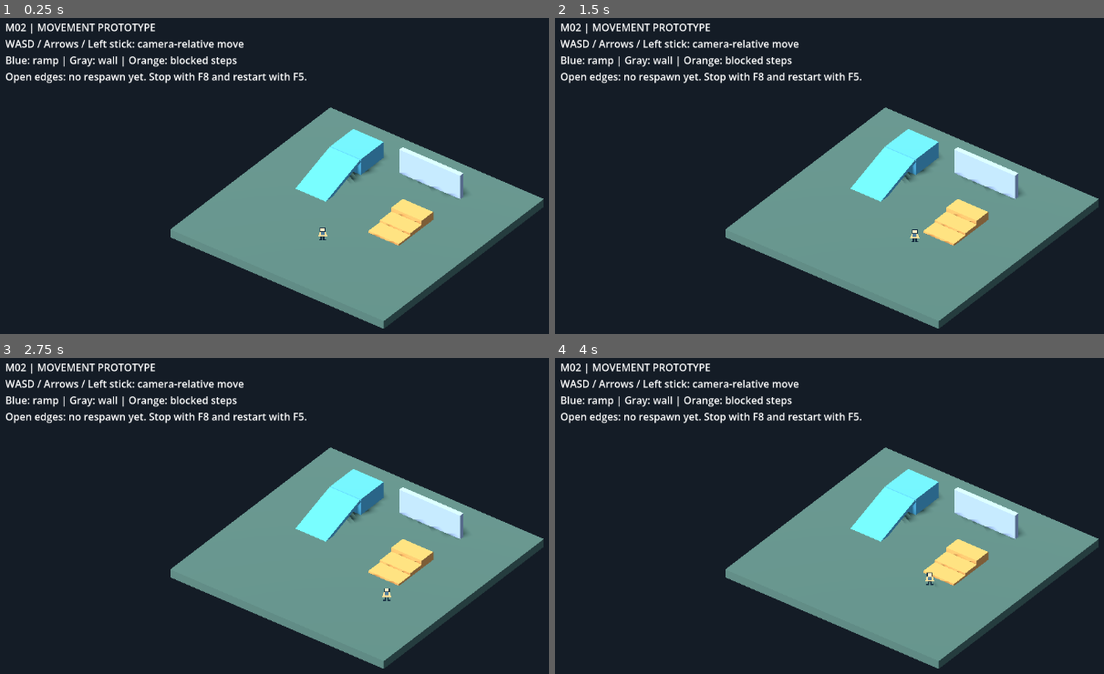
Above: before the commit, frames 1-4 (two rows, left to right).
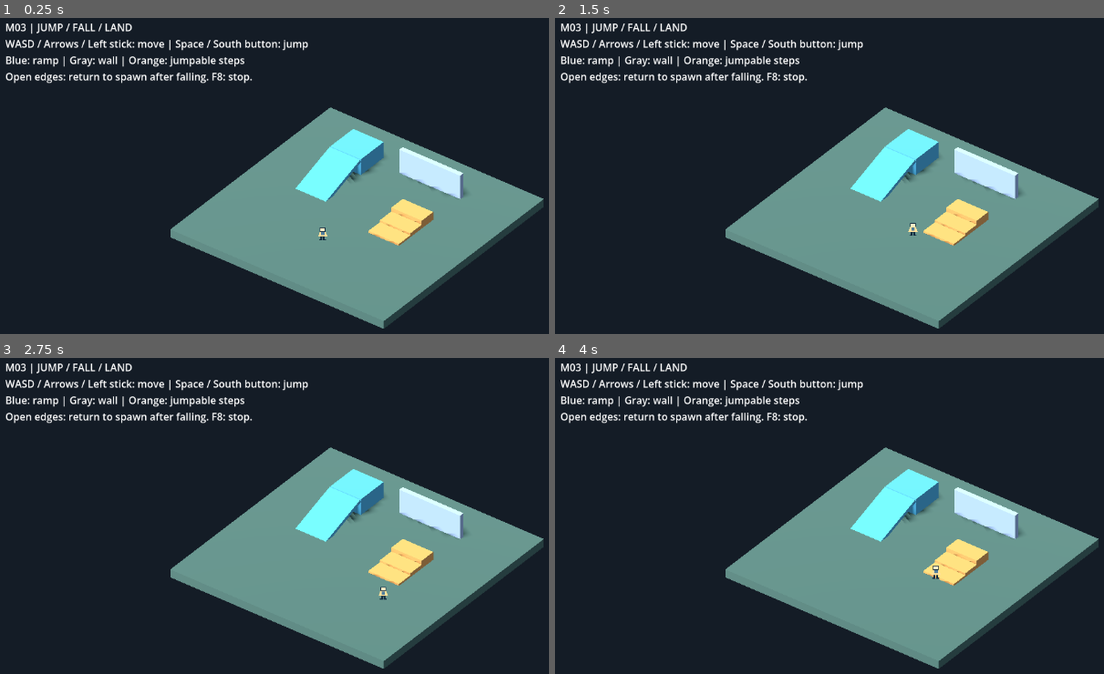
Above: after the commit, the same moments.

Repository: holy572782/forgotten-world
Game: Godot game, scene res://scenes/main.tscn
The game is run twice, just before and just after one commit, with the same random seed, the same clock (stepped at 60 frames per second) and the same inputs.
Inputs (mouse positions are in pixels of both pictures, inside the frame that each line leads up to):
- Up to frame 1 (0.25 s): no input
- Up to frame 2 (1.5 s): tap Enter at 0.5 s; move the mouse to (1071, 194) at 0.52 s; hold D (move_right) 0.53-1.28 s; hold Space (jump) 0.53-1.28 s; tap J (attack) at 0.6 s; click (1071, 194) at 0.67 s; move the mouse to (763, 236) at 1.27 s; hold S (move_down) from 1.28 s (still down); tap Space (jump) at 1.35 s
- Up to frame 3 (2.75 s): tap Space (jump) at 1.52, 1.82, 2 s; tap J (attack) at 1.55, 2.1 s; move the mouse to (428, 465) at 2.02 s; release S (move_down) at 2.03 s; hold D (move_right) from 2.03 s (still down); hold Space (jump) from 2.03 s (still down)
- Up to frame 4 (4 s): tap Enter at 2.75 s; move the mouse to (873, 636) at 2.77 s; release D (move_right) at 2.78 s; release Space (jump) at 2.78 s; hold W (move_up) 2.78-3.53 s; tap Q (camera_left) at 2.85 s; click (873, 636) at 2.92 s; tap Space (jump) at 3.02, 3.32 s; tap J (attack) at 3.05 s; move the mouse to (outside the picture) at 3.52 s; hold A (move_left) from 3.53 s (still down); hold Space (jump) from 3.53 s (still down); tap E (camera_right) at 3.6 s

The runs differ from the first frame. In frame 1, 1.8% of the frame differs, in the area x 3-57%, y 1-21%; in frame 2, 1.9%; in frame 3, 1.9%; in frame 4, 1.9%, in the area x 3-71%, y 1-73%.

Commit message:
Docs: Record keyboard input diagnostic results
3方向でSpaceが認識されないユーザー診断結果を記録。
原因は未確定。WASD＋Spaceを暫定操作として案内。
文書のみ更新、Godot再検証は未実行。

Diff:
--- a/scripts/main.gd
+++ b/scripts/main.gd
@@ -1,7 +1,15 @@
 extends Node3D
-## Scene wiring only: retain the standalone M01 arena and its preview camera.
+## M03 test-map wiring and fall recovery only; no persistence or death system.
+
+@export var fall_reset_height: float = -10.0 # Provisional map-only threshold.
 
 func _ready() -> void:
-	$Player.global_position = $TestArena/PlayerSpawn.global_position
+	# Run after the player so recovery clears the entire completed tick's motion.
+	process_physics_priority = 1
+	$Player.reset_motion($TestArena/PlayerSpawn.global_position)
 	$Player.movement_camera = $TestArena/Preview/Camera3D
-	$TestArena/Preview/Instructions/Label.text = "M02 | MOVEMENT PROTOTYPE\nWASD / Arrows / Left stick: camera-relative move\nBlue: ramp | Gray: wall | Orange: blocked steps\nOpen edges: no respawn yet. Stop with F8 and restart with F5."
+	$TestArena/Preview/Instructions/Label.text = "M03 | JUMP / FALL / LAND\nWASD / Arrows / Left stick: move | Space / South button: jump\nBlue: ramp | Gray: wall | Orange: jumpable steps\nOpen edges: return to spawn after falling. F8: stop."
+
+func _physics_process(_delta: float) -> void:
+	if $Player.global_position.y < fall_reset_height:
+		$Player.reset_motion($TestArena/PlayerSpawn.global_position)
--- a/scripts/player/player_controller.gd
+++ b/scripts/player/player_controller.gd
@@ -1,5 +1,5 @@
 extends CharacterBody3D
-## M02 locomotion only. Body origin is the contact point beneath the capsule.
+## Locomotion and jumping. Body origin is the contact point beneath the capsule.
 
 const MovementSettings = preload("res://scripts/player/player_movement.gd")
 
@@ -8,8 +8,14 @@
 
 var facing_world := Vector3.BACK
 ## Screen-relative sectors: down, down-right, right, up-right, up, up-left, left, down-left.
-## Reserved for directional animation; M02 intentionally uses one placeholder frame.
 var facing_index: int = 0
+var _coyote_remaining := 0.0
+var _buffer_remaining := 0.0
+var _jump_consumed := false
+var _jump_requested := false
+var _jump_was_pressed := false
+var _wait_for_jump_release := false
+var _floor_valid := false
 
 func _ready() -> void:
 	floor_max_angle = deg_to_rad(movement.max_slope_degrees)
@@ -17,26 +23,96 @@
 	floor_constant_speed = true
 	floor_stop_on_slope = true
 
+func _unhandled_input(event: InputEvent) -> void:
+	# Preserve short press/release taps between physics ticks, but ignore key repeat.
+	if event.is_action_pressed("jump") and not event.is_echo() and not _wait_for_jump_release:
+		_jump_requested = true
+
 func _physics_process(delta: float) -> void:
+	var grounded := _floor_valid and is_on_floor() and not _jump_consumed
+	_update_jump_input(delta)
+	if grounded:
+		_coyote_remaining = movement.coyote_time
+	else:
+		_coyote_remaining = maxf(0.0, _coyote_remaining - delta)
+	_apply_gravity(delta, grounded)
+	if _buffer_remaining > 0.0 and not _jump_consumed and (grounded or _coyote_remaining > 0.0):
+		_start_jump()
+	var view_basis := _movement_basis()
+	_update_horizontal(delta, view_basis, grounded and not _jump_consumed)
+	move_and_slide()
+	_floor_valid = true
+	_update_landing(grounded)
+	_update_facing(view_basis)
+
+func _update_jump_input(delta: float) -> void:
+	_buffer_remaining = maxf(0.0, _buffer_remaining - delta)
+	var pressed := Input.is_action_pressed("jump")
+	if _wait_for_jump_release:
+		_buffer_remaining = 0.0
+		_jump_requested = false
+		if not pressed:
+			_wait_for_jump_release = false
+	elif _jump_requested or (pressed and not _jump_was_pressed):
+		_buffer_remaining = movement.jump_buffer_time
+	_jump_requested = false
+	_jump_was_pressed = pressed
+
+func _start_jump() -> void:
+	velocity.y = movement.jump_speed
+	_jump_consumed = true
+	_coyote_remaining = 0.0
+	_buffer_remaining = 0.0
+
+func _apply_gravity(delta: float, grounded: bool) -> void:
+	if grounded and not _jump_consumed:
+		velocity.y = 0.0
+	else:
+		velocity.y -= movement.gravity * delta
+
+func _update_landing(was_grounded: bool) -> void:
+	# A buffered launch sets upward velocity after collision resolution. The consumed
+	# flag keeps the stale is_on_floor result from clearing it on the following tick.
+	if is_on_floor() and velocity.y <= 0.0:
+		_jump_consumed = false
+		_coyote_remaining = movement.coyote_time
+		if _buffer_remaining > 0.0:
+			_start_jump()
+	elif was_grounded and not _jump_consumed:
+		_coyote_remaining = movement.coyote_time
+
+func reset_motion(at: Vector3) -> void:
+	# Map/respawn code chooses the safe point; the controller only resets motion.
+	global_position = at
+	velocity = Vector3.ZERO
+	_coyote_remaining = 0.0
+	_buffer_remaining = 0.0
+	_jump_consumed = true
+	_jump_requested = false
+	_jump_was_pressed = Input.is_action_pressed("jump")
+	_wait_for_jump_release = true
+	_floor_valid = false
+	reset_physics_interpolation()
+
+func _movement_basis() -> Basis:
 	var camera := movement_camera
 	if not is_instance_valid(camera):
 		camera = get_viewport().get_camera_3d()
-	var view_basis := camera.global_basis if is_instance_valid(camera) else Basis.IDENTITY
-	# get_vector applies the InputMap radial deadzone, caps diagonals and retains analog strength.
+	return camera.global_basis if is_instance_valid(camera) else Basis.IDENTITY
+
+func _update_horizontal(delta: float, view_basis: Basis, grounded: bool) -> void:
+	# get_vector caps diagonals and retains analog strength and radial deadzone.
 	var input_vector := Input.get_vector("move_left", "move_right", "move_up", "move_down")
 	var desired := input_to_world(input_vector, view_basis) * movement.speed
 	var horizontal := Vector3(velocity.x, 0.0, velocity.z)
 	var rate := movement.deceleration if input_vector.is_zero_approx() else movement.acceleration
-	if not is_on_floor():
+	if not grounded:
 		rate *= movement.air_control
 	horizontal = horizontal.move_toward(desired, rate * delta)
 	velocity.x = horizontal.x
 	velocity.z = horizontal.z
-	if is_on_floor():
-		velocity.y = 0.0
-	else:
-		velocity.y -= movement.gravity * delta
-	move_and_slide()
+
+func _update_facing(view_basis: Basis) -> void:
 	var actual_horizontal := Vector3(get_real_velocity().x, 0.0, get_real_velocity().z)
 	if actual_horizontal.length_squared() > 0.0001:
 		facing_world = actual_horizontal.normalized()
@@ -45,7 +121,6 @@
 static func horizontal_forward(view_basis: Basis) -> Vector3:
 	var forward := -view_basis.z
 	forward.y = 0.0
-	# A vertical camera has no projected forward: derive it from its right axis.
 	if forward.length_squared() < 0.000001:
 		var right := view_basis.x
 		right.y = 0.0
--- a/scripts/player/player_movement.gd
+++ b/scripts/player/player_movement.gd
@@ -6,6 +6,9 @@
 @export var deceleration: float = 30.0
 @export var gravity: float = 20.0
 @export var air_control: float = 0.7
+@export var jump_speed: float = 7.0
+@export var coyote_time: float = 0.10
+@export var jump_buffer_time: float = 0.12
 @export var max_slope_degrees: float = 40.0
 ## Provisional ground adhesion for the M01 ramp; not a step-climbing height.
 @export var snap_length: float = 0.3
--- a/tests/m02_movement.gd
+++ b/tests/m02_movement.gd
@@ -132,12 +132,12 @@
 	_check(absf(player.velocity.x - 2.0) < 0.01, "Movement Resource controls speed")
 	player.movement.speed = original_speed
 	await _reset(Vector3(0, 0.01, 7))
-	Input.action_press("jump")
+	# Jump is tested by M03; keep the unrelated action/camera scope regression.
 	Input.action_press("attack")
 	Input.action_press("camera_left")
 	await _ticks(30)
-	_check(player.is_on_floor() and absf(player.position.y) < 0.02 and camera.rotation == Vector3.ZERO, "No jump, attack or camera rotation added")
-	Input.action_release("jump")
+	_check(player.is_on_floor() and absf(player.position.y) < 0.02 and camera.rotation == Vector3.ZERO, "No attack or camera rotation added")
+	# No jump input in this M02 regression.
 	Input.action_release("attack")
 	Input.action_release("camera_left")
 	# Also verify Godot's normal automatic callback path, not just direct tick calls.
--- /dev/null
+++ b/tests/m03_jump.gd
@@ -0,0 +1,218 @@
+extends SceneTree
+## Real engine physics ticks and production callbacks; synthetic inputs, not manual play.
+const STEP := 1.0 / 60.0
+var main: Node3D
+var player: CharacterBody3D
+var failures: Array[String] = []
+var direction := Vector2.ZERO
+var jump_held := false
+var jump_sent := false
+
+func _initialize() -> void:
+	call_deferred("_run")
+
+func _run() -> void:
+	main = load("res://scenes/main.tscn").instantiate()
+	root.add_child(main)
+	main.set_physics_process(false)
+	player = main.get_node("Player")
+	player.set_physics_process(false)
+	main.get_node("TestArena/Preview/Camera3D").rotation = Vector3.ZERO
+	await _reset(Vector3(0, 0, 6))
+	jump_held = true
+	await _ticks(1)
+	_check(player.velocity.y == player.movement.jump_speed and not player.is_on_floor(), "Ground jump initial velocity")
+	var apex := player.position.y
+	for tick in range(65):
+		await _ticks(1)
+		apex = maxf(apex, player.position.y)
+	_check(player.is_on_floor() and absf(player.position.y) < 0.02, "Held jump lands without automatic repeat")
+	_check(apex > 1.15 and apex < 1.35, "Jump apex: " + str(apex))
+	jump_held = false
+	await _ticks(1)
+	jump_held = true
+	await _ticks(1)
+	_check(player.velocity.y > 6.9, "Jump again after landing and release")
+	jump_held = false
+	await _ticks(8)
+	var before := player.velocity.y
+	jump_held = true
+	await _ticks(1)
+	_check(player.velocity.y < before, "Air repress cannot double jump")
+	jump_held = false
+	await _ticks(70)
+	_check(player.is_on_floor(), "Expired airborne press does not bounce on landing")
+	# Short physical-key tap entirely between physics updates.
+	await _reset(Vector3(0, 0, 6))
+	_key(true)
+	_key(false)
+	await _ticks(1)
+	_check(player.velocity.y > 6.9, "Short key tap is retained")
+	# Gamepad south uses the same jump action.
+	await _reset(Vector3(0, 0, 6))
+	var button := InputEventJoypadButton.new()
+	button.button_index = JOY_BUTTON_A
+	button.pressed = true
+	Input.parse_input_event(button)
+	Input.flush_buffered_events()
+	await _ticks(1)
+	_check(player.velocity.y > 6.9, "Gamepad south jumps")
+	button = button.duplicate()
+	button.pressed = false
+	Input.parse_input_event(button)
+	Input.flush_buffered_events()
+	# Leave the existing 2m landing sideways, and jump inside/outside coyote time.
+	for delay_ticks in [3, 8]:
+		await _reset(Vector3(-4.5, 2, -8))
+		direction = Vector2.RIGHT
+		var guard := 0
+		while player.is_on_floor() and guard < 90:
+			await _ticks(1)
+			guard += 1
+		_check(guard < 90, "Walk off landing")
+		await _ticks(delay_ticks)
+		jump_held = true
+		await _ticks(1)
+		_check((player.velocity.y > 6.9) == (delay_ticks == 3), "Coyote window delay ticks=" + str(delay_ticks))
+	# Press shortly before touchdown, or too early; only the former bounces.
+	for height in [0.25, 2.0]:
+		await _reset(Vector3(0, 0, 6))
+		player.reset_motion(Vector3(0, height, 6))
+		await _ticks(1)
+		jump_held = true
+		var bounced := false
+		for tick in range(80):
+			await _ticks(1)
+			if player.velocity.y > 6.9:
+				bounced = true
+		_check(bounced == (height < 1.0), "Landing buffer expiry height=" + str(height))
+	# Ramp jump and landing use unchanged M01 collision geometry.
+	await _reset(Vector3(-6, 1.1, -3))
+	var ramp_y := player.position.y
+	jump_held = true
+	await _ticks(1)
+	_check(not player.is_on_floor() and player.position.y > ramp_y, "Ramp jump detaches from snap")
+	jump_held = false
+	await _ticks(80)
+	_check(player.is_on_floor() and absf(player.position.y - ramp_y) < 0.02, "Land on ramp")
+	# Approach each existing riser from its lower neighbour.
+	for item in [[3.0, 0.0, 0.25], [1.0, 0.25, 0.5], [-1.0, 0.5, 1.0]]:
+		await _reset(Vector3(5, item[1], item[0]))
+		direction = Vector2.UP
+		jump_held = true
+		await _ticks(28)
+		direction = Vector2.ZERO
+		jump_held = false
+		await _ticks(65)
+		_check(player.is_on_floor() and absf(player.position.y - float(item[2])) < 0.03, "Jump onto step y=" + str(item[2]) + " at " + str(player.position))
+	# 3m wall exceeds jump height; keep colliding while airborne and after landing.
+	await _reset(Vector3(3, 0, -7.6))
+	direction = Vector2.UP
+	jump_held = true
+	for tick in range(70):
+		await _ticks(1)
+		_check(player.position.z > -8.42, "No wall tunnelling")
+	_check(player.is_on_floor() and player.is_on_wall(), "High wall cannot be jumped over")
+	# Walk off high platform and land on ground without tunnelling.
+	await _reset(Vector3(-4.5, 2, -8))
+	direction = Vector2.RIGHT
+	await _ticks(60)
+	_check(player.is_on_floor() and absf(player.position.y) < 0.02, "High platform fall lands on ground")
+	# Air acceleration, diagonal cap, reverse, and touchdown acceleration bound.
+	await _reset(Vector3(0, 0, 6))
+	jump_held = true
+	direction = Vector2(1, 1)
+	await _ticks(1)
+	_check(absf(_speed() - player.movement.acceleration * player.movement.air_control * STEP) < 0.001, "Air acceleration uses 70 percent")
+	for tick in range(70):
+		if tick == 18:
+			direction = Vector2(-1, -1)
+		var previous := Vector2(player.velocity.x, player.velocity.z)
+		await _ticks(1)
+		_check(_speed() <= player.movement.speed + 0.001, "Air diagonal/reversal speed cap")
+		_check(Vector2(player.velocity.x, player.velocity.z).distance_to(previous) <= player.movement.acceleration * STEP + 0.001, "No touchdown horizontal speed pop")
+	# Recovery after a real open-edge fall, including stale buffered/held input.
+	await _reset(Vector3(13, 0, 6))
+	direction = Vector2.RIGHT
+	var recovered := false
+	for tick in range(240):
+		if player.position.y < main.fall_reset_height + 1.0:
+			jump_held = true
+		await _ticks(1)
+		if player.position == main.get_node("TestArena/PlayerSpawn").position:
+			recovered = true
+			break
+	_check(recovered and player.velocity == Vector3.ZERO, "Open edge recovery clears all velocity")
+	direction = Vector2.ZERO
+	await _ticks(20)
+	_check(player.is_on_floor() and player.position.y < 0.02, "Held input cannot jump after recovery")
+	jump_held = false
+	await _ticks(1)
+	jump_held = true
+	await _ticks(1)
+	_check(player.velocity.y > 6.9, "Fresh jump works after recovery")
+	# Automatic engine path with actual render caps; physics remains 60Hz.
+	for fps in [30, 60]:
+		await _reset(Vector3(0, 0, 6))
+		Engine.max_fps = fps
+		player.set_physics_process(true)
+		var start := player.position
+		Input.action_press("move_right")
+		Input.action_press("jump")
+		var max_height := 0.0
+		for tick in range(61):
+			await physics_frame
+			max_height = maxf(max_height, player.position.y)
+		player.set_physics_process(false)
+		Input.action_release("move_right")
+		Input.action_release("jump")
+		print("FPS_CAP ", fps, " apex=", max_height, " distance=", player.position.x - start.x)
+		_check(max_height > 1.15 and max_height < 1.35 and player.is_on_floor(), "Automatic jump/land FPS cap=" + str(fps))
+		_check(absf(player.position.x - start.x - 4.23) < 0.15, "FPS-independent travel cap=" + str(fps))
+	Engine.max_fps = 0
+	if failures.is_empty():
+		print("PASS M03: jump/landing, hold/double prevention, tap/pad, coyote, buffer, ramp/steps/wall, air control, recovery, automatic 30/60 FPS caps")
+	else:
+		for failure in failures:
+			push_error(failure)
+	main.free()
+	quit(0 if failures.is_empty() else 1)
+
+func _ticks(count: int) -> void:
+	for tick in range(count):
+		await physics_frame
+		for item in [["move_left", direction.x < 0], ["move_right", direction.x > 0], ["move_up", direction.y < 0], ["move_down", direction.y > 0]]:
+			if item[1]:
+				Input.action_press(item[0])
+			else:
+				Input.action_release(item[0])
+		if jump_held != jump_sent:
+			_key(jump_held)
+			jump_sent = jump_held
+		player._physics_process(STEP)
+		main._physics_process(STEP)
+		var sprite: AnimatedSprite3D = player.get_node("AnimatedSprite3D")
+		var texture := sprite.sprite_frames.get_frame_texture(&"default", 0)
+		_check(absf(sprite.global_position.y - texture.get_height() * sprite.pixel_size / 2.0 - player.global_position.y) < 0.0001, "Sprite feet follow body")
+
+func _reset(at: Vector3) -> void:
+	direction = Vector2.ZERO
+	jump_held = false
+	jump_sent = false
+	_key(false)
+	player.reset_motion(at)
+	await _ticks(15)
+
+func _key(pressed: bool) -> void:
+	var event := InputEventKey.new()
+	event.physical_keycode = KEY_SPACE
+	event.pressed = pressed
+	Input.parse_input_event(event)
+	Input.flush_buffered_events()
+
+func _speed() -> float:
+	return Vector2(player.velocity.x, player.velocity.z).length()
+
+func _check(condition: bool, message: String) -> void:
+	if not condition and not message in failures:
+		failures.append(message)
--- /dev/null
+++ b/tests/m03_keyboard.gd
@@ -0,0 +1,70 @@
+extends SceneTree
+## Synthetic keyboard regression; -- --diagnose displays live input without injecting it.
+var main: Node3D
+var player: CharacterBody3D
+var failures: Array[String] = []
+var label: Label
+var diagnostic := false
+var space_count := 0
+var space_was_pressed := false
+
+func _initialize() -> void:
+	call_deferred("_run")
+
+func _run() -> void:
+	main = load("res://scenes/main.tscn").instantiate()
+	root.add_child(main)
+	player = main.get_node("Player")
+	if "--diagnose" in OS.get_cmdline_user_args():
+		label = main.get_node("TestArena/Preview/Instructions/Label")
+		diagnostic = true
+		return
+	main.set_physics_process(false)
+	player.set_physics_process(false)
+	main.get_node("TestArena/Preview/Camera3D").rotation = Vector3.ZERO
+	var directions := [Vector2.UP, Vector2.DOWN, Vector2.LEFT, Vector2.RIGHT, Vector2(-1, -1), Vector2(1, -1), Vector2(-1, 1), Vector2(1, 1)]
+	for keys in [[KEY_A, KEY_D, KEY_W, KEY_S], [KEY_LEFT, KEY_RIGHT, KEY_UP, KEY_DOWN]]:
+		for direction in directions:
+			player.reset_motion(Vector3(0, 0, 6))
+			await _ticks(12)
+			var selected: Array[int] = []
+			if direction.x < 0: selected.append(keys[0])
+			if direction.x > 0: selected.append(keys[1])
+			if direction.y < 0: selected.append(keys[2])
+			if direction.y > 0: selected.append(keys[3])
+			for key in selected: _key(key, true)
+			await _ticks(5)
+			for attempt in range(2):
+				_key(KEY_SPACE, true)
+				await _ticks(1)
+				if player.velocity.y < 6.9 or player.is_on_floor():
+					failures.append("Jump failed keys=" + str(selected) + " attempt=" + str(attempt))
+				_key(KEY_SPACE, false)
+				await _ticks(45)
+			for key in selected: _key(key, false)
+			await _ticks(1)
+	for failure in failures: push_error(failure)
+	if failures.is_empty():
+		print("PASS M03 keyboard: WASD/arrows, all 8 directions + Space, two jumps per combination (32 jumps). Synthetic events only.")
+	main.free()
+	quit(0 if failures.is_empty() else 1)
+
+func _process(_delta: float) -> bool:
+	if diagnostic:
+		var space := Input.is_physical_key_pressed(KEY_SPACE)
+		if space and not space_was_pressed: space_count += 1
+		space_was_pressed = space
+		label.text = "KEYBOARD DIAGNOSTIC | Focus this game window\nArrows L:%s R:%s U:%s D:%s\nSpace physical:%s | jump action:%s | Space edges:%d\nGround:%s | vertical velocity:%.2f\nCompare arrows + Space with WASD + Space on flat ground.\nClose this window to exit." % [Input.is_physical_key_pressed(KEY_LEFT), Input.is_physical_key_pressed(KEY_RIGHT), Input.is_physical_key_pressed(KEY_UP), Input.is_physical_key_pressed(KEY_DOWN), space, Input.is_action_pressed("jump"), space_count, player.is_on_floor(), player.velocity.y]
+	return false
+
+func _ticks(count: int) -> void:
+	for tick in range(count):
+		await physics_frame
+		player._physics_process(1.0 / Engine.physics_ticks_per_second)
+
+func _key(code: int, pressed: bool) -> void:
+	var event := InputEventKey.new()
+	event.physical_keycode = code
+	event.pressed = pressed
+	Input.parse_input_event(event)
+	Input.flush_buffered_events()
Not shown, added: tests/m03_jump.gd.uid
Not shown, added: tests/m03_keyboard.gd.uid
Not shown, changed: docs/10_SYSTEM_SPEC_GODOT.md
Not shown, changed: docs/12_TEST_PLAN.md
Not shown, changed: docs/DEVELOPMENT_STATUS.md
